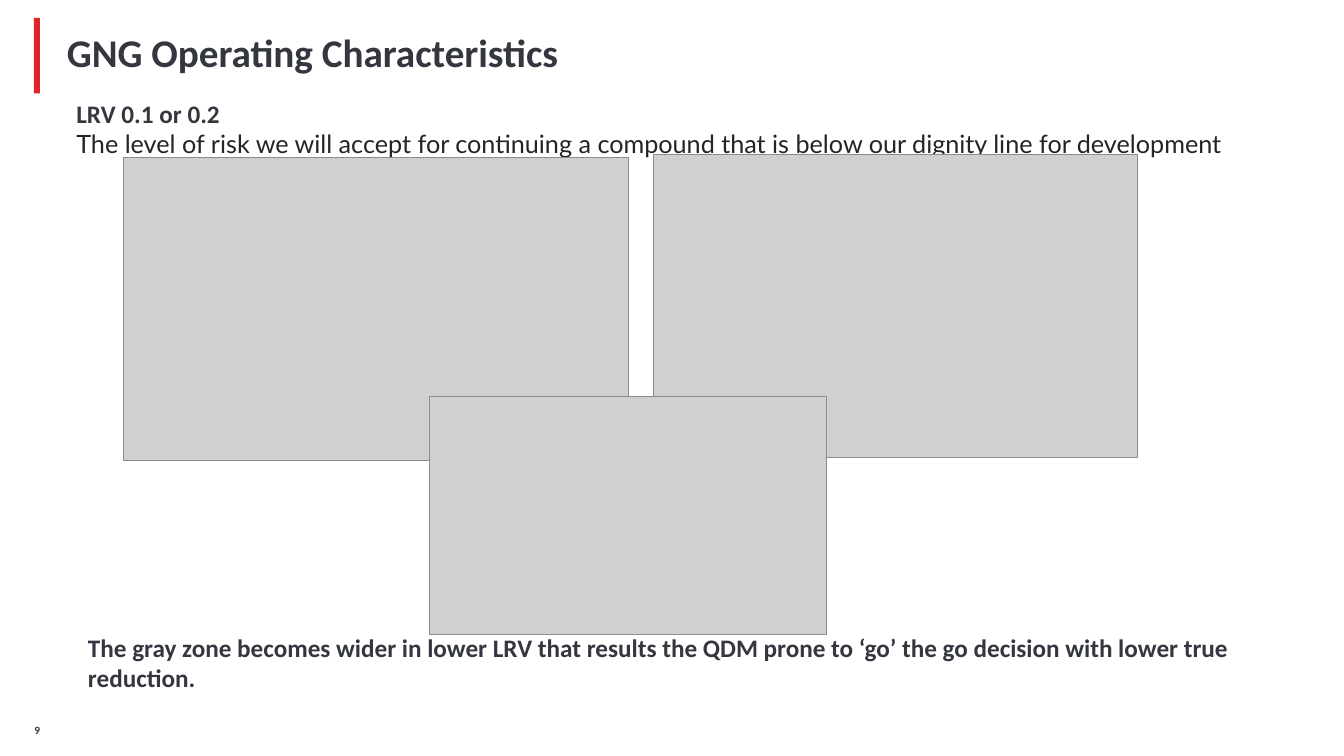
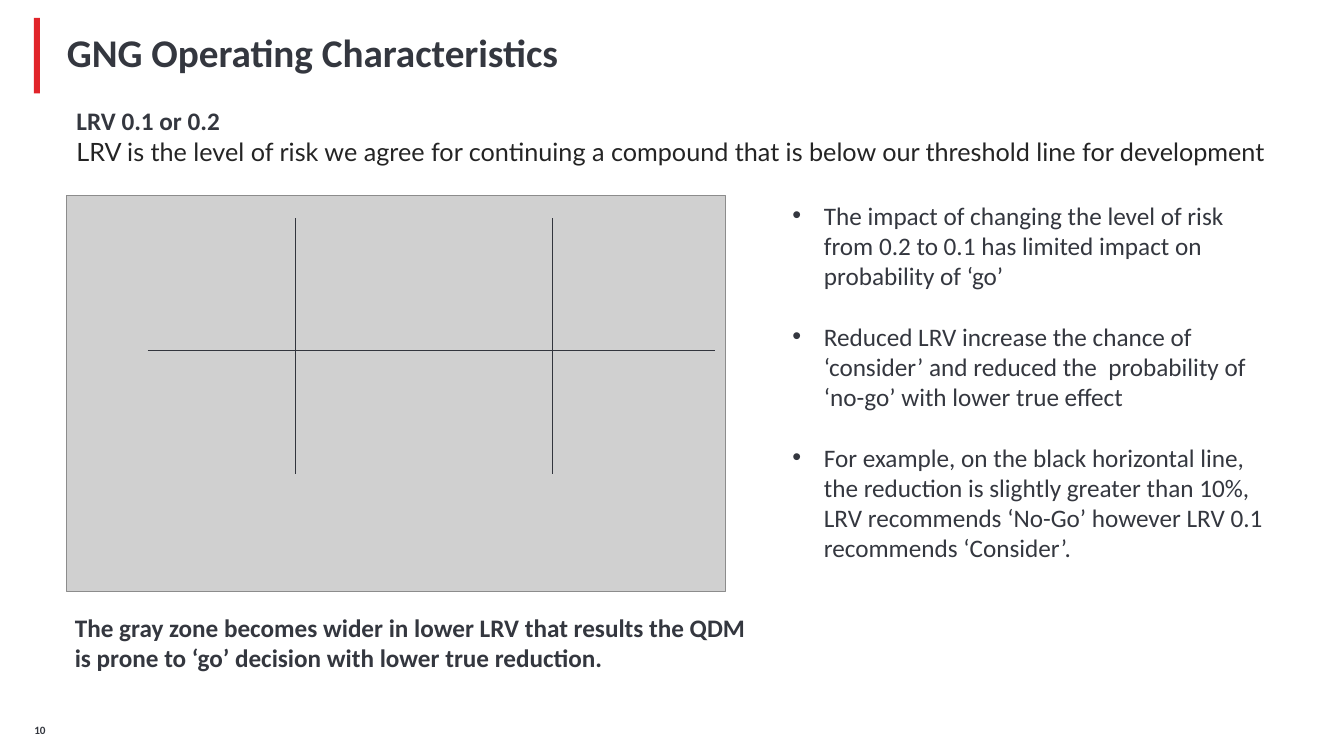
Before and after one commit to YushufSharker/ALS, a slide deck: slide 11 of OutputDocuments/ALS_Slide_deck_STAT.pptx (slide 10 before the commit). Drawn at 1344x756 pixels with LibreOffice and Linux fonts; fonts in the diff are those of the drawing; grey boxes stand for pictures; background and template pictures are left out. Boxes give left, top, right and bottom in pixels: in the first picture for what was removed or moved away, otherwise in the second. Text is boxed around its words. In the diff, an @@ line names an element or a change of style, - is before the commit and + after.

```diff
--- a/OutputDocuments/ALS_Slide_deck_STAT.pptx
+++ b/OutputDocuments/ALS_Slide_deck_STAT.pptx
@@ text "LRV 0.1 or 0.2": place and size @@
-text "LRV 0.1 or 0.2" at (76, 106, 1221, 158)
+text "LRV 0.1 or 0.2" at (76, 113, 1264, 165)
@@ text at (76, 142, 1264, 165): text changed @@
-The level of risk we will accept for continuing a compound that is below our dignity line for development
+LRV is the level of risk we agree for continuing a compound that is below our threshold line for development
@@ picture removed at (123, 157, 628, 461) @@
@@ picture removed at (653, 154, 1138, 458) @@
@@ picture added at (67, 196, 726, 592) @@
@@ text added at (824, 207, 1263, 557), 18 pt, text #34373F @@
+• The impact of changing the level of risk from 0.2 to 0.1 has limited impact on probability of ‘go’
+• Reduced LRV increase the chance of ‘consider’ and reduced the probability of ‘no-go’ with lower true effect
+• For example, on the black horizontal line, the reduction is slightly greater than 10%, LRV recommends ‘No-Go’ however LRV 0.1 recommends ‘Consider’.
@@ line added from (295, 218) to (295, 474), #33363E 0.75 pt @@
@@ line added from (553, 218) to (553, 474), #33363E 0.75 pt @@
@@ line added from (147, 350) to (715, 350), #33363E 0.75 pt @@
@@ picture removed at (431, 396, 827, 634) @@
@@ text at (75, 619, 745, 672): text changed @@
-The gray zone becomes wider in lower LRV that results the QDM prone to ‘go’ the go decision with lower true reduction.
+The gray zone becomes wider in lower LRV that results the QDM is prone to ‘go’ decision with lower true reduction.
@@ page number at (34, 726, 45, 734): text changed @@
-9
+10
```
Also in this commit, not shown: 11 other slides changed, 3 slides added, 1 other file.
